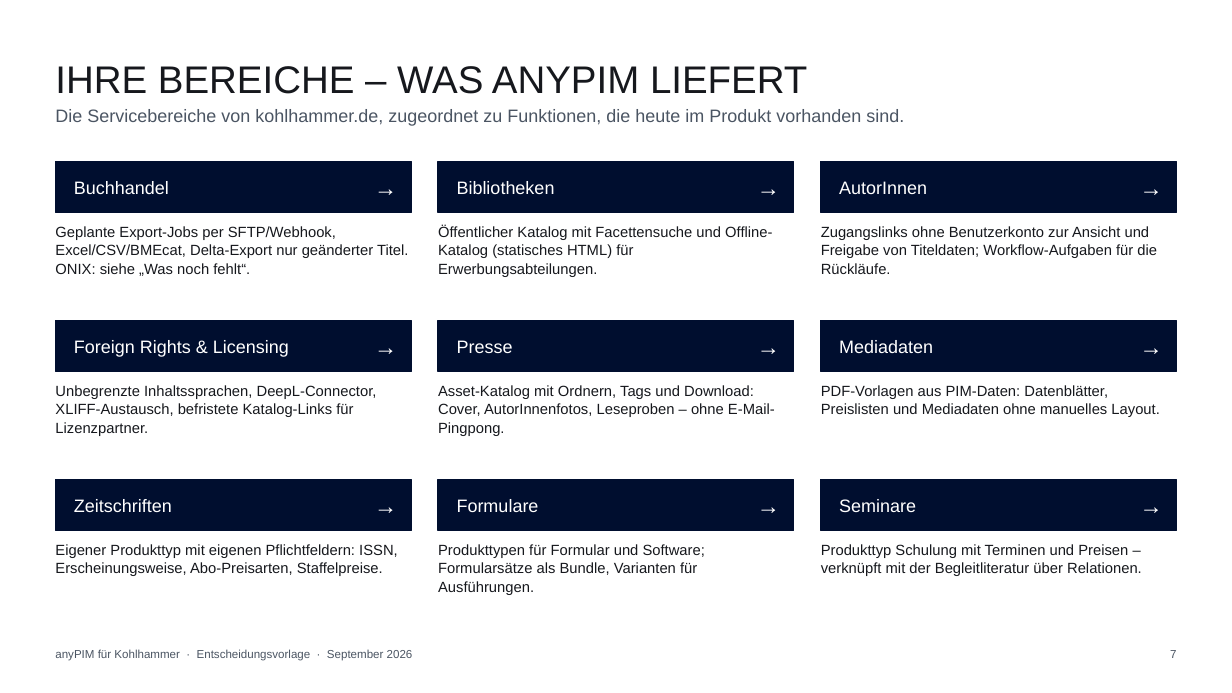
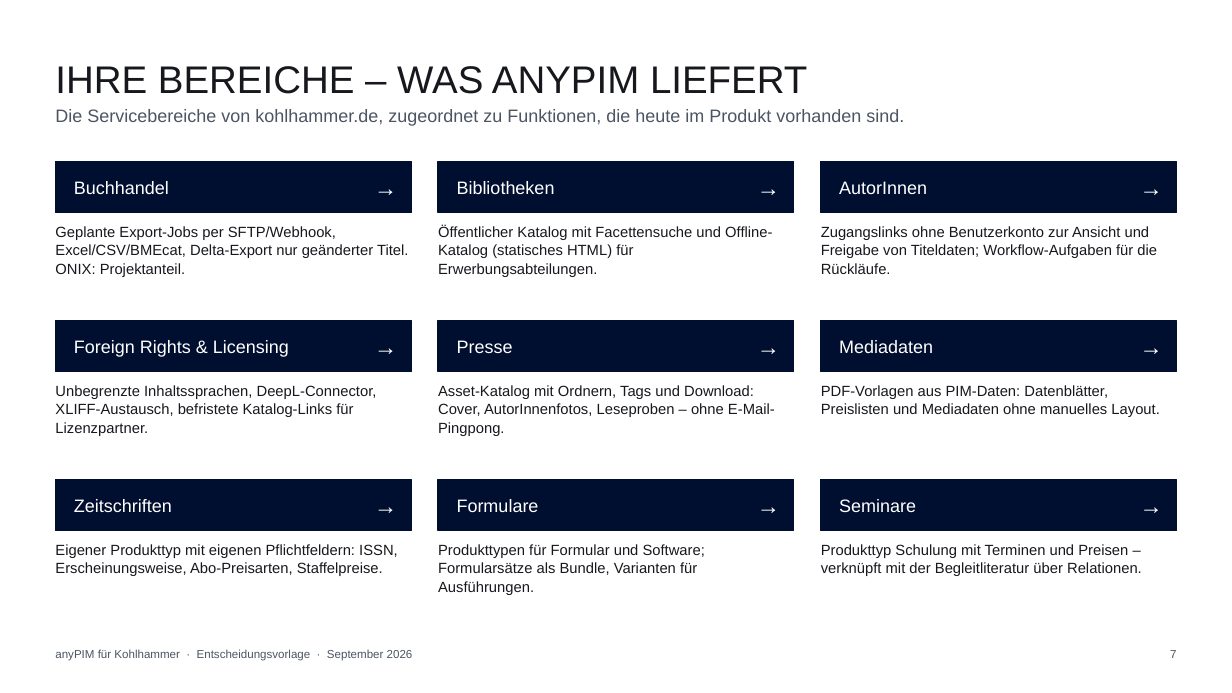
Before and after one commit to incoxx/publixx-pim, a slide deck: slide 7 of docs/sales/kohlhammer-anypim-vs-pimcore.pptx. Drawn at 1232x693 pixels with LibreOffice and Linux fonts; fonts in the diff are those of the drawing. Boxes give left, top, right and bottom in pixels: in the first picture for what was removed or moved away, otherwise in the second. Text is boxed around its words. In the diff, an @@ line names an element or a change of style, - is before the commit and + after.

```diff
--- a/docs/sales/kohlhammer-anypim-vs-pimcore.pptx
+++ b/docs/sales/kohlhammer-anypim-vs-pimcore.pptx
@@ text at <box>55,226,408,277</box>: text changed @@
-Geplante Export-Jobs per SFTP/Webhook, Excel/CSV/BMEcat, Delta-Export nur geänderter Titel. ONIX: siehe „Was noch fehlt“.
+Geplante Export-Jobs per SFTP/Webhook, Excel/CSV/BMEcat, Delta-Export nur geänderter Titel. ONIX: Projektanteil.
```
Also in this commit, not shown: 4 other slides changed, 2 slides added, 2 slides removed, 1 other file.
